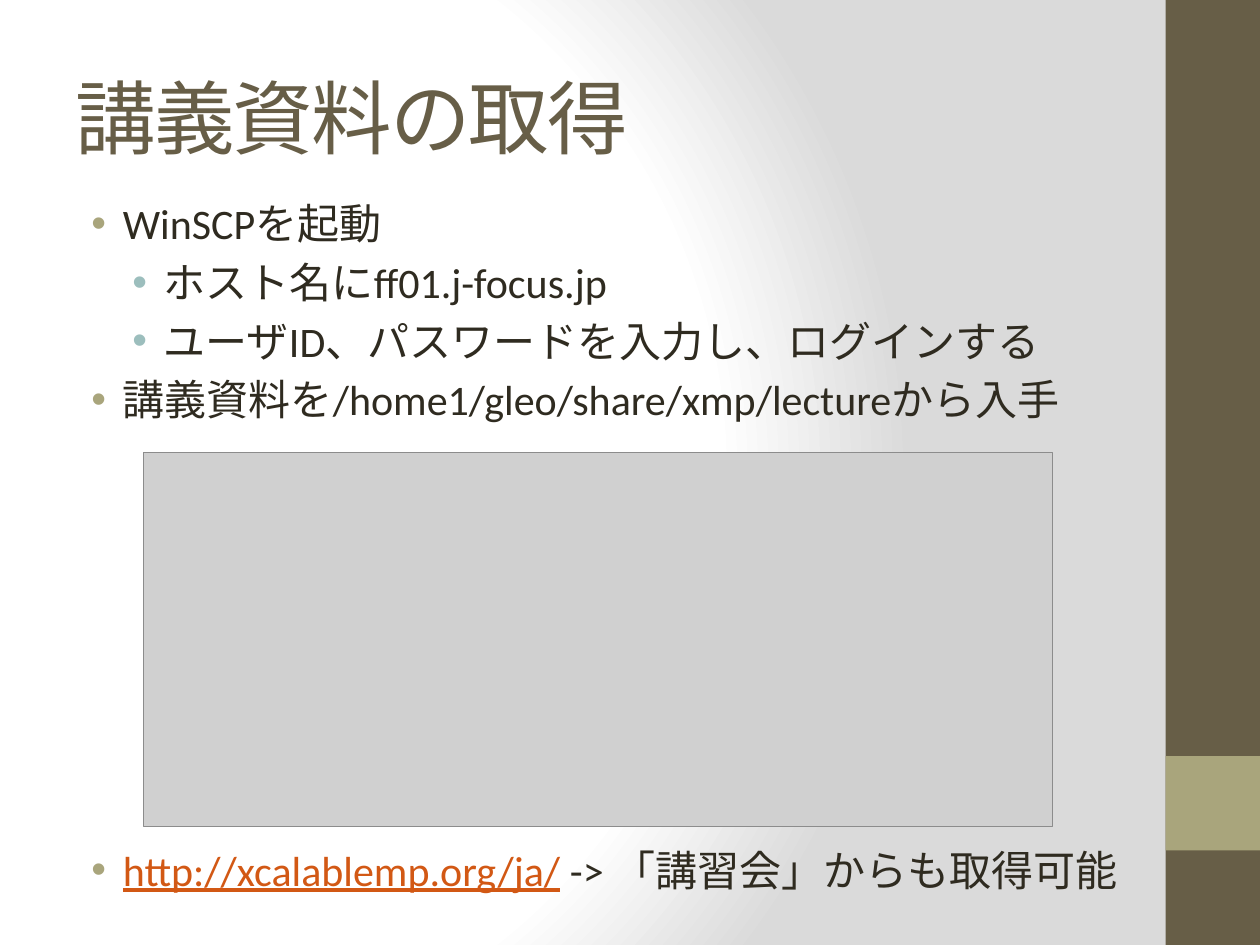
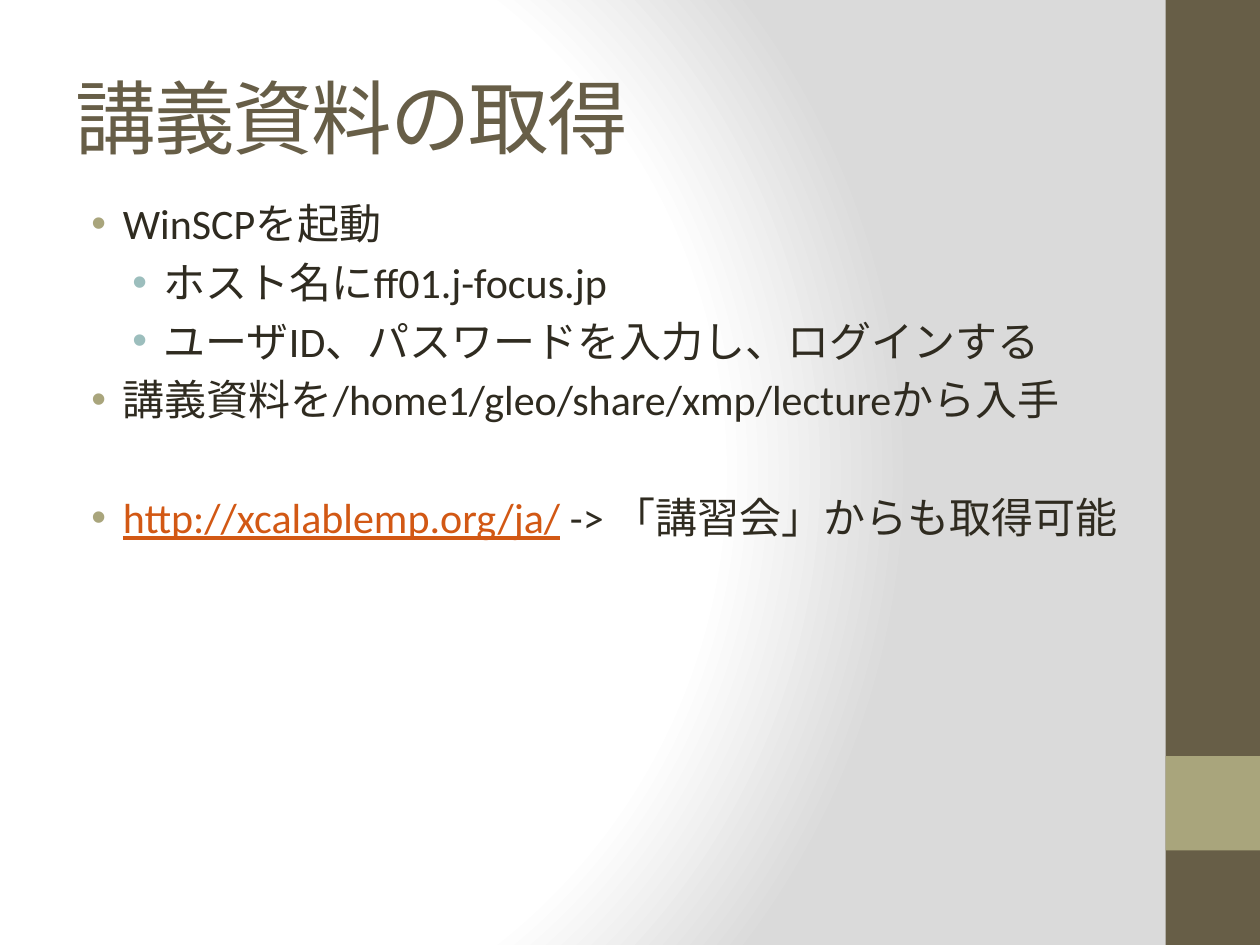
Before and after one commit to XcalableMP/Lecture, a slide deck: slide 2 of misc/FOCUS.pptx. Drawn at 1260x945 pixels with LibreOffice and Linux fonts; fonts in the diff are those of the drawing; grey boxes stand for pictures. Boxes give left, top, right and bottom in pixels: in the first picture for what was removed or moved away, otherwise in the second. Text is boxed around its words. In the diff, an @@ line names an element or a change of style, - is before the commit and + after.

Commit message:
minor fix

```diff
--- a/misc/FOCUS.pptx
+++ b/misc/FOCUS.pptx
@@ text "WinSCPを起動" rewrapped from (x1=123, y1=205, x2=1117, y2=894) to (x1=123, y1=205, x2=1117, y2=541) @@
@@ picture removed at (x1=144, y1=452, x2=1053, y2=827) @@
```
